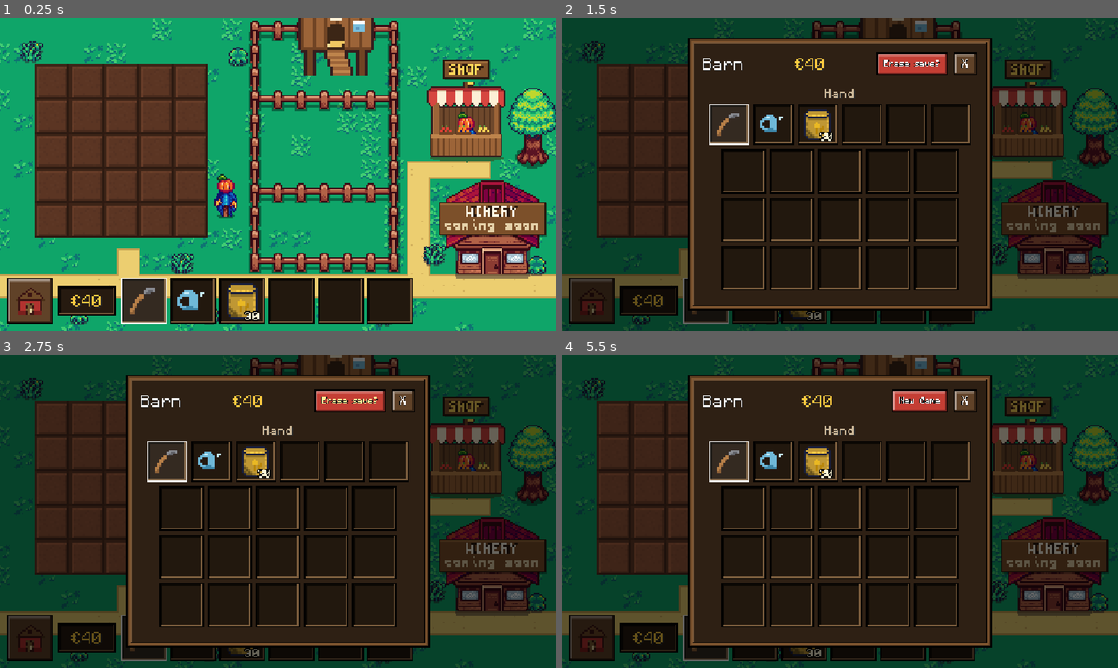
Above: before the commit, frames 1-4 (two rows, left to right).
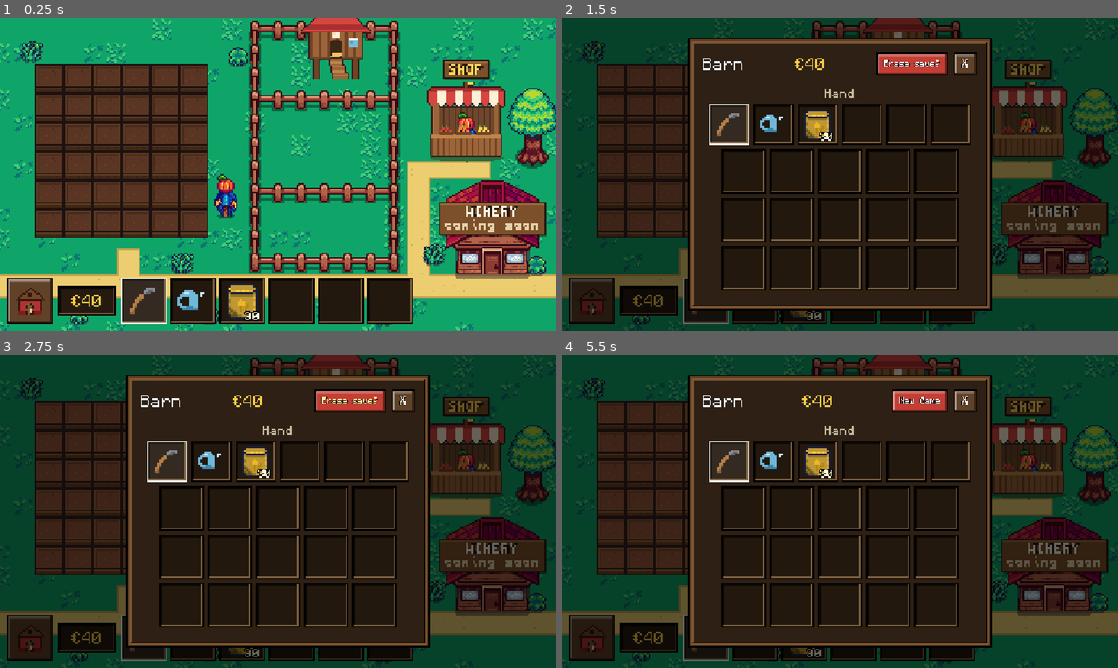
Above: after the commit, the same moments.

Repository: Michalkassa/farming
Game: Godot game, scene res://main.tscn
Same seed, same stepped clock (60 frames per second), same inputs: the game is played once before the commit and once after it.
Inputs (mouse positions are in pixels of both pictures, inside the frame that each line leads up to):
- Up to frame 1 (0.25 s): no input
- Up to frame 2 (1.5 s): click (589, 299) at 0.5 s; click "New Game" at 1.25 s
- Up to frame 3 (2.75 s): click (27, 636) at 2 s
- Up to frame 4 (5.5 s): click (589, 636) at 2.75 s; tap Enter at 3.5 s; drag from (612, 417) to (717, 452) at 3.52 s; drag from (650, 417) to (751, 452) at 4.27 s; tap Space at 5 s; move the mouse to (684, 417) at 5.02 s; tap 1 at 5.1 s; click (684, 417) at 5.17 s

The runs differ from the first frame. In frame 1, 9.6% of the frame differs, in the area x 6-68%, y 0-70%; in frame 2, 2.9%; in frame 3, 2.9%; in frame 4, 2.9%.

Commit message:
Use 3D raised-bed plots and a smaller coop on the rear fence
The crop field is now a 6x6 grid of 20px raised wooden beds (rim plus a
front board for depth), drawn natively by tools/hub_art.py so pixels stay
even; the old flat 16px soil tiles are removed. The chicken coop is
redrawn at 48x54 and backs onto the top pen's rear fence.

Diff:
--- a/growing_zone.tscn
+++ b/growing_zone.tscn
@@ -1,10 +1,10 @@
 [gd_scene format=3 uid="uid://ctne2ttpqg8jd"]
 
 [ext_resource type="Script" uid="uid://bv2wjvt36poyu" path="res://growing_zone.gd" id="1_tsn3r"]
-[ext_resource type="Texture2D" uid="uid://bl74fm8fxbn0r" path="res://static/tilesets/soil_notready_dry.png" id="2_y8uv2"]
-[ext_resource type="Texture2D" uid="uid://8qtdvqai2pgi" path="res://static/tilesets/soil_notready_wet.png" id="3_q5pw6"]
-[ext_resource type="Texture2D" uid="uid://cs7e0qbradn18" path="res://static/tilesets/soil_ready_dry.png" id="4_o6yf6"]
-[ext_resource type="Texture2D" uid="uid://j226pshnsd4f" path="res://static/tilesets/soil_ready_wet.png" id="5_8io8s"]
+[ext_resource type="Texture2D" path="res://static/tilesets/bed_bare_dry.png" id="2_y8uv2"]
+[ext_resource type="Texture2D" path="res://static/tilesets/bed_bare_wet.png" id="3_q5pw6"]
+[ext_resource type="Texture2D" path="res://static/tilesets/bed_tilled_dry.png" id="4_o6yf6"]
+[ext_resource type="Texture2D" path="res://static/tilesets/bed_tilled_wet.png" id="5_8io8s"]
 [ext_resource type="Script" path="res://scripts/growth_bar.gd" id="6_grwbr"]
 [ext_resource type="Texture2D" path="res://static/crops/stage_seed.png" id="7_stage_seed"]
 [ext_resource type="Texture2D" path="res://static/crops/stage_sprout.png" id="8_stage_sprout"]
@@ -47,7 +47,7 @@
 }]
 
 [sub_resource type="RectangleShape2D" id="RectangleShape2D_2teum"]
-size = Vector2(16, 16)
+size = Vector2(20, 20)
 
 [node name="GrowingZone" type="StaticBody2D" unique_id=69069094]
 script = ExtResource("1_tsn3r")
--- a/main.tscn
+++ b/main.tscn
@@ -117,104 +117,112 @@
 [node name="GrowingZones" type="Node2D" parent="." unique_id=919345773]
 
 [node name="GrowingZone" parent="GrowingZones" unique_id=69069094 instance=ExtResource("3_h2yge")]
-position = Vector2(28, 28)
-scale = Vector2(1.5, 1.5)
+position = Vector2(26, 26)
 
 [node name="GrowingZone2" parent="GrowingZones" unique_id=904006210 instance=ExtResource("3_h2yge")]
-position = Vector2(52, 28)
-scale = Vector2(1.5, 1.5)
+position = Vector2(46, 26)
 
 [node name="GrowingZone3" parent="GrowingZones" unique_id=231100037 instance=ExtResource("3_h2yge")]
-position = Vector2(76, 28)
-scale = Vector2(1.5, 1.5)
+position = Vector2(66, 26)
 
 [node name="GrowingZone4" parent="GrowingZones" unique_id=1724626251 instance=ExtResource("3_h2yge")]
-position = Vector2(100, 28)
-scale = Vector2(1.5, 1.5)
+position = Vector2(86, 26)
 
 [node name="GrowingZone5" parent="GrowingZones" unique_id=918303250 instance=ExtResource("3_h2yge")]
-position = Vector2(124, 28)
-scale = Vector2(1.5, 1.5)
+position = Vector2(106, 26)
 
 [node name="GrowingZone6" parent="GrowingZones" unique_id=1321370529 instance=ExtResource("3_h2yge")]
-position = Vector2(28, 52)
-scale = Vector2(1.5, 1.5)
+position = Vector2(126, 26)
 
 [node name="GrowingZone7" parent="GrowingZones" unique_id=1052461194 instance=ExtResource("3_h2yge")]
-position = Vector2(52, 52)
-scale = Vector2(1.5, 1.5)
+position = Vector2(26, 46)
 
 [node name="GrowingZone8" parent="GrowingZones" unique_id=127145404 instance=ExtResource("3_h2yge")]
-position = Vector2(76, 52)
-scale = Vector2(1.5, 1.5)
+position = Vector2(46, 46)
 
 [node name="GrowingZone9" parent="GrowingZones" unique_id=530876526 instance=ExtResource("3_h2yge")]
-position = Vector2(100, 52)
-scale = Vector2(1.5, 1.5)
+position = Vector2(66, 46)
 
 [node name="GrowingZone10" parent="GrowingZones" unique_id=2138852720 instance=ExtResource("3_h2yge")]
-position = Vector2(124, 52)
-scale = Vector2(1.5, 1.5)
+position = Vector2(86, 46)
 
 [node name="GrowingZone11" parent="GrowingZones" unique_id=419151079 instance=ExtResource("3_h2yge")]
-position = Vector2(28, 76)
-scale = Vector2(1.5, 1.5)
+position = Vector2(106, 46)
 
 [node name="GrowingZone12" parent="GrowingZones" unique_id=540370846 instance=ExtResource("3_h2yge")]
-position = Vector2(52, 76)
-scale = Vector2(1.5, 1.5)
+position = Vector2(126, 46)
 
 [node name="GrowingZone13" parent="GrowingZones" unique_id=582581564 instance=ExtResource("3_h2yge")]
-position = Vector2(76, 76)
-scale = Vector2(1.5, 1.5)
+position = Vector2(26, 66)
 
 [node name="GrowingZone14" parent="GrowingZones" unique_id=1362293937 instance=ExtResource("3_h2yge")]
-position = Vector2(100, 76)
-scale = Vector2(1.5, 1.5)
+position = Vector2(46, 66)
 
 [node name="GrowingZone15" parent="GrowingZones" unique_id=1850645380 instance=ExtResource("3_h2yge")]
-position = Vector2(124, 76)
-scale = Vector2(1.5, 1.5)
+position = Vector2(66, 66)
 
 [node name="GrowingZone16" parent="GrowingZones" unique_id=792598032 instance=ExtResource("3_h2yge")]
-position = Vector2(28, 100)
-scale = Vector2(1.5, 1.5)
+position = Vector2(86, 66)
 
 [node name="GrowingZone17" parent="GrowingZones" instance=ExtResource("3_h2yge")]
-position = Vector2(52, 100)
-scale = Vector2(1.5, 1.5)
+position = Vector2(106, 66)
 
 [node name="GrowingZone18" parent="GrowingZones" instance=ExtResource("3_h2yge")]
-position = Vector2(76, 100)
-scale = Vector2(1.5, 1.5)
+position = Vector2(126, 66)
 
 [node name="GrowingZone19" parent="GrowingZones" instance=ExtResource("3_h2yge")]
-position = Vector2(100, 100)
-scale = Vector2(1.5, 1.5)
+position = Vector2(26, 86)
 
 [node name="GrowingZone20" parent="GrowingZones" instance=ExtResource("3_h2yge")]
-position = Vector2(124, 100)
-scale = Vector2(1.5, 1.5)
+position = Vector2(46, 86)
 
 [node name="GrowingZone21" parent="GrowingZones" instance=ExtResource("3_h2yge")]
-position = Vector2(28, 124)
-scale = Vector2(1.5, 1.5)
+position = Vector2(66, 86)
 
 [node name="GrowingZone22" parent="GrowingZones" instance=ExtResource("3_h2yge")]
-position = Vector2(52, 124)
-scale = Vector2(1.5, 1.5)
+position = Vector2(86, 86)
 
 [node name="GrowingZone23" parent="GrowingZones" instance=ExtResource("3_h2yge")]
-position = Vector2(76, 124)
-scale = Vector2(1.5, 1.5)
+position = Vector2(106, 86)
 
 [node name="GrowingZone24" parent="GrowingZones" instance=ExtResource("3_h2yge")]
-position = Vector2(100, 124)
-scale = Vector2(1.5, 1.5)
+position = Vector2(126, 86)
 
 [node name="GrowingZone25" parent="GrowingZones" instance=ExtResource("3_h2yge")]
-position = Vector2(124, 124)
-scale = Vector2(1.5, 1.5)
+position = Vector2(26, 106)
+
+[node name="GrowingZone26" parent="GrowingZones" instance=ExtResource("3_h2yge")]
+position = Vector2(46, 106)
+
+[node name="GrowingZone27" parent="GrowingZones" instance=ExtResource("3_h2yge")]
+position = Vector2(66, 106)
+
+[node name="GrowingZone28" parent="GrowingZones" instance=ExtResource("3_h2yge")]
+position = Vector2(86, 106)
+
+[node name="GrowingZone29" parent="GrowingZones" instance=ExtResource("3_h2yge")]
+position = Vector2(106, 106)
+
+[node name="GrowingZone30" parent="GrowingZones" instance=ExtResource("3_h2yge")]
+position = Vector2(126, 106)
+
+[node name="GrowingZone31" parent="GrowingZones" instance=ExtResource("3_h2yge")]
+position = Vector2(26, 126)
+
+[node name="GrowingZone32" parent="GrowingZones" instance=ExtResource("3_h2yge")]
+position = Vector2(46, 126)
+
+[node name="GrowingZone33" parent="GrowingZones" instance=ExtResource("3_h2yge")]
+position = Vector2(66, 126)
+
+[node name="GrowingZone34" parent="GrowingZones" instance=ExtResource("3_h2yge")]
+position = Vector2(86, 126)
+
+[node name="GrowingZone35" parent="GrowingZones" instance=ExtResource("3_h2yge")]
+position = Vector2(106, 126)
+
+[node name="GrowingZone36" parent="GrowingZones" instance=ExtResource("3_h2yge")]
+position = Vector2(126, 126)
 
 [node name="AnimalPen" type="Node2D" parent="." unique_id=1434817319]
 script = ExtResource("5_pen")
@@ -223,11 +231,10 @@
 
 [node name="ChickenCoop" type="Sprite2D" parent="AnimalPen"]
 texture_filter = 1
-position = Vector2(224, 24)
-scale = Vector2(2, 2)
+position = Vector2(224, 26)
 texture = ExtResource("h_coop")
 centered = false
-offset = Vector2(-16, -36)
+offset = Vector2(-24, -54)
 
 [node name="Decor" type="Node2D" parent="."]
 
--- a/resources/animals/chicken.tres
+++ b/resources/animals/chicken.tres
@@ -16,5 +16,5 @@
 step_length = Vector2(10, 30)
 target_candidates = 6
 elbow_room = 20.0
-spawn_spot = Vector2(208, 28)
-roam = Rect2(184, 26, 64, 4)
+spawn_spot = Vector2(200, 29)
+roam = Rect2(184, 27, 64, 4)
--- a/scripts/game_state.gd
+++ b/scripts/game_state.gd
@@ -33,7 +33,7 @@
 
 @export_group("Farm")
 ## Distance between neighbouring plots, used to find a tool's area of effect.
-@export var zone_spacing: float = 24.0
+@export var zone_spacing: float = 20.0
 
 @export_group("Saving")
 @export var autosave_seconds: float = 3.0
Binary file changed: static/shop/coop.png
Binary file added: static/tilesets/bed_bare_dry.png
Not shown, changed: static/tilesets/bed_bare_dry.png.import
Binary file added: static/tilesets/bed_bare_wet.png
Not shown, changed: static/tilesets/bed_bare_wet.png.import
Binary file added: static/tilesets/bed_tilled_dry.png
Not shown, changed: static/tilesets/bed_tilled_dry.png.import
Binary file added: static/tilesets/bed_tilled_wet.png
Not shown, changed: static/tilesets/bed_tilled_wet.png.import
Binary file removed: static/tilesets/soil_notready_dry.png
Binary file removed: static/tilesets/soil_notready_wet.png
Binary file removed: static/tilesets/soil_ready_dry.png
(and 1 more such lines)
